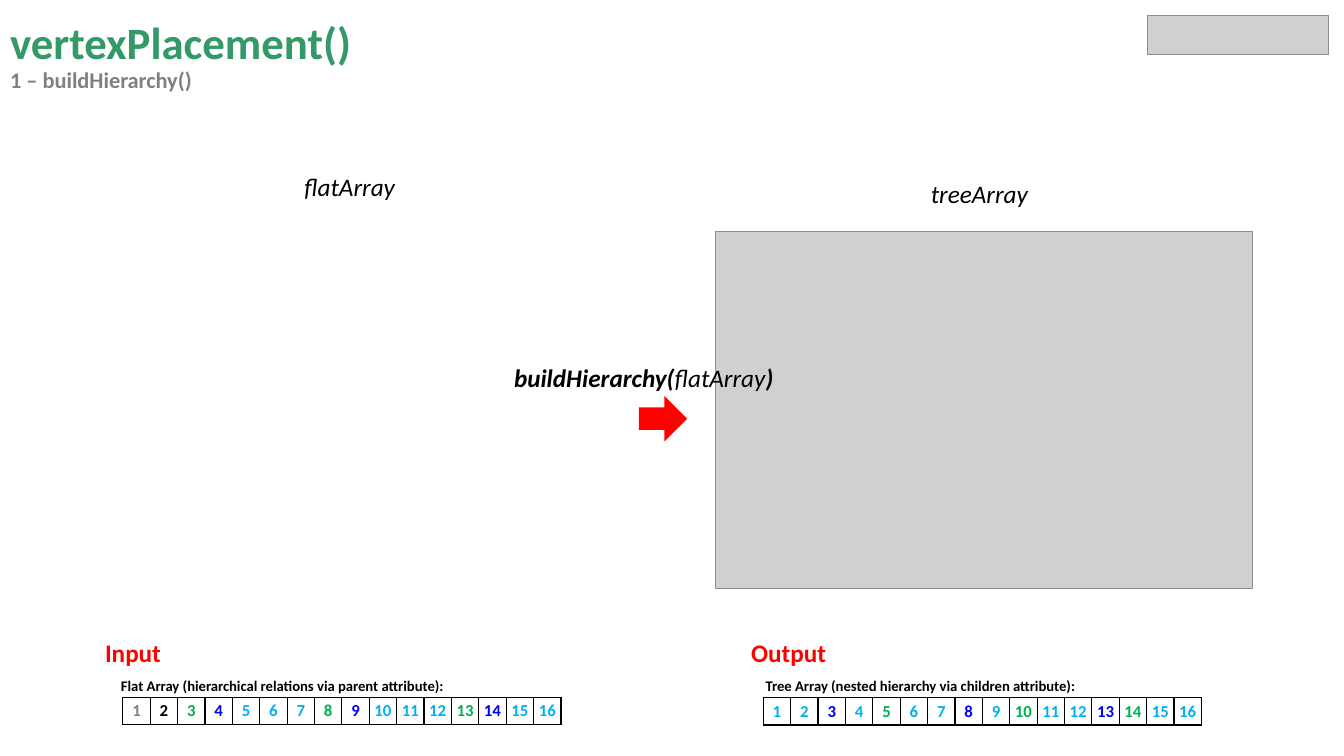
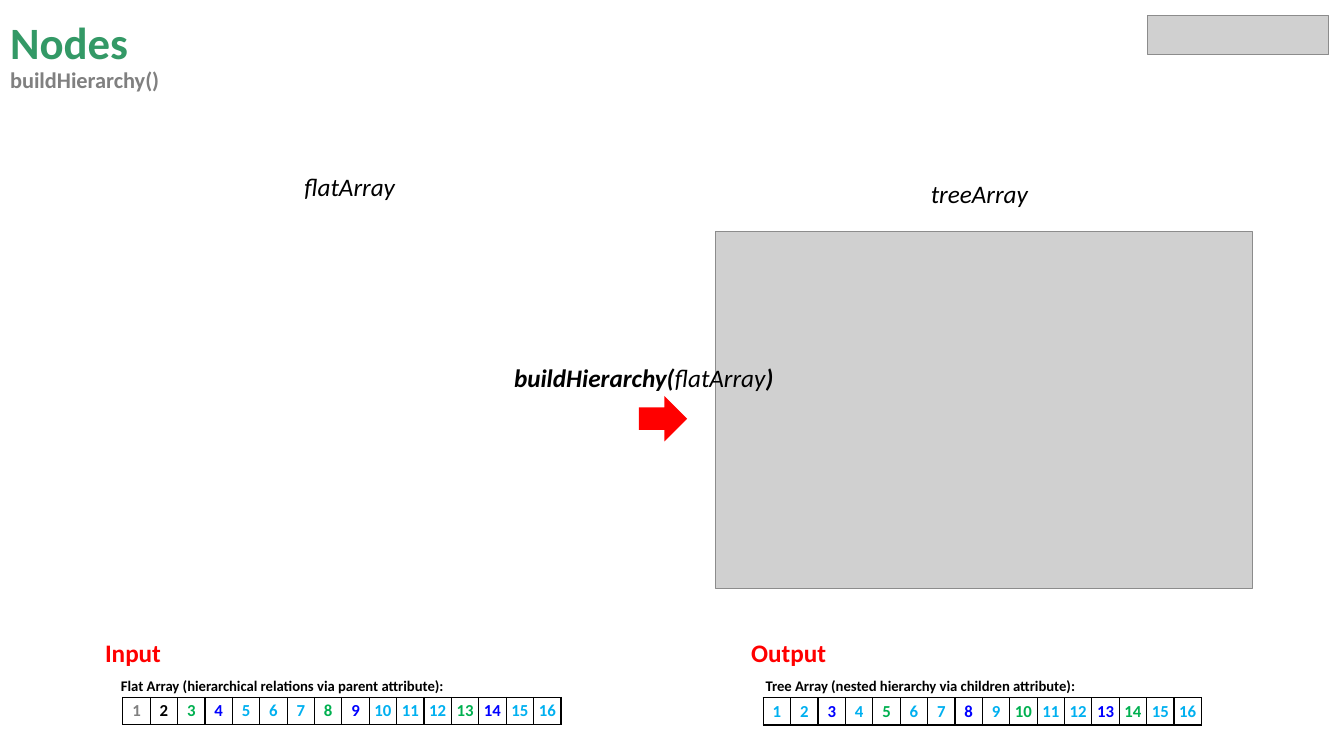
Before and after one commit to miguelrk/tum-mw-bachelorarbeit, a slide deck: slide 10 of 3 Entwicklungsphase/weekly_meeting_11.pptx (slide 12 before the commit). Drawn at 1344x756 pixels with LibreOffice and Linux fonts; fonts in the diff are those of the drawing; grey boxes stand for pictures. Boxes give left, top, right and bottom in pixels: in the first picture for what was removed or moved away, otherwise in the second. Text is boxed around its words. In the diff, an @@ line names an element or a change of style, - is before the commit and + after.

Commit message:
Prepared algorithms.js for weekend with latest pidJson file. Changes design of labels. Adds filter in buildHierarchy function to build hierarchyonly with descendants of selected root node.

```diff
--- a/3 Entwicklungsphase/weekly_meeting_11.pptx
+++ b/3 Entwicklungsphase/weekly_meeting_11.pptx
@@ title at (10,27,159,92): text changed @@
-vertexPlacement()
-1 – buildHierarchy()
+Nodes
+buildHierarchy()
```
Also in this commit, not shown: 5 other slides changed, 2 slides added, 1 slide removed, 4 other files.
